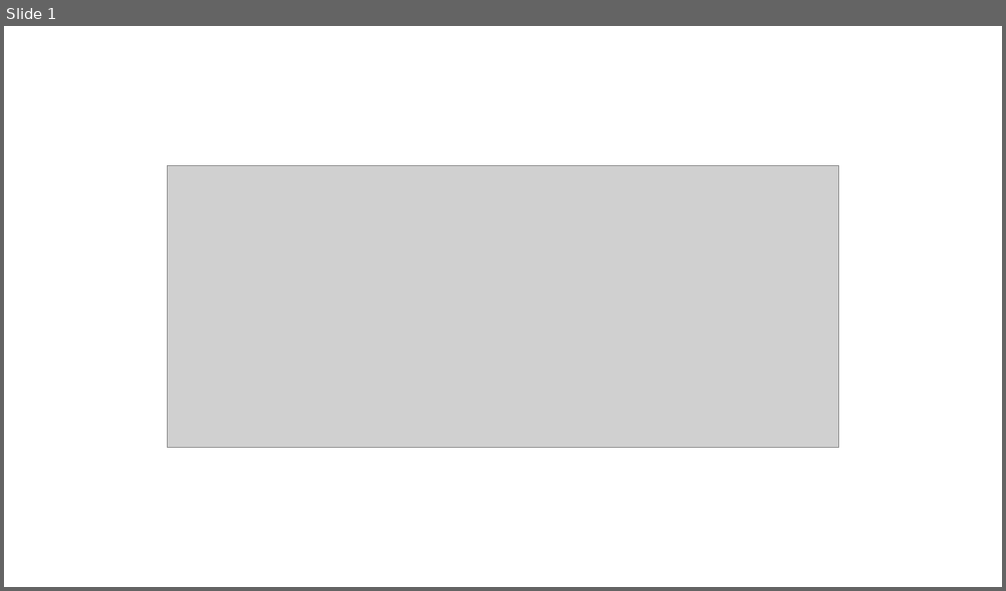
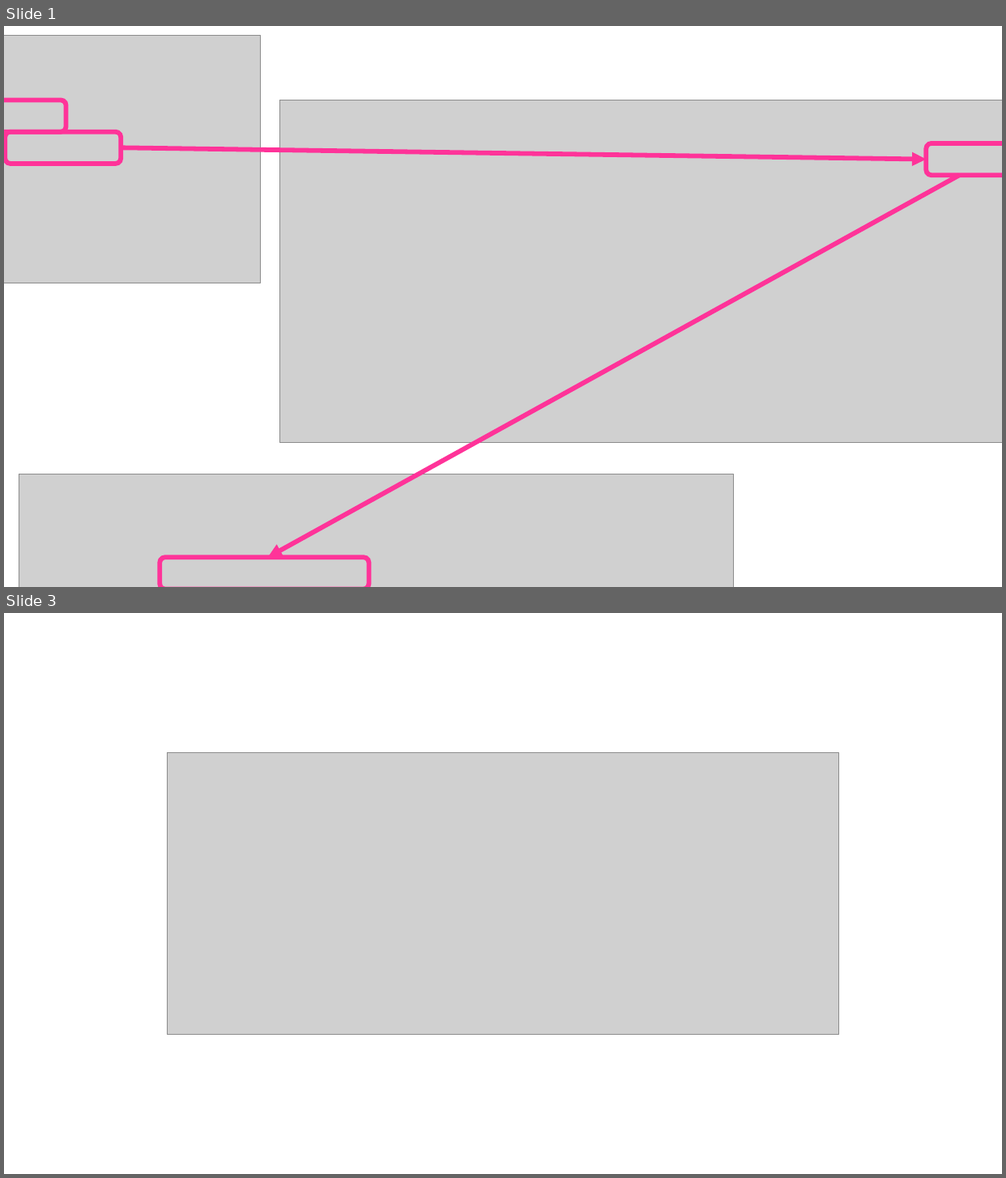
Before and after one commit to clum/MatlabLum, a slide deck: MatlabLanguageSamples/Matlab/findop/findop_GRAPHICS.pptx. Shown one above the other, each under a label of ours: slide 1 before the commit, slides 1 and 3 after it; the slides between them are not shown. The pictures are 1006x591 and 1006x1178 pixels, drawn with LibreOffice and Linux fonts; fonts in the diff are those of the drawing; grey boxes stand for pictures. Boxes give left, top, right and bottom in pixels: in the first picture for what was removed or moved away, otherwise in the second. Text is boxed around its words. In the diff, an @@ line names an element or a change of style, - is before the commit and + after.

```diff
--- a/MatlabLanguageSamples/Matlab/findop/findop_GRAPHICS.pptx
+++ b/MatlabLanguageSamples/Matlab/findop/findop_GRAPHICS.pptx
@@ slide 1 added at <box>4,26,1002,587</box>, background #FFFFFF @@
@@ picture added at <box>4,35,261,283</box> @@
@@ rounded rectangle added at <box>4,100,66,131</box>, outline #FF3399 4.5 pt @@
@@ picture added at <box>280,100,1002,442</box> @@
@@ rounded rectangle added at <box>5,131,121,163</box>, outline #FF3399 4.5 pt @@
@@ rounded rectangle added at <box>927,143,1002,175</box>, outline #FF3399 4.5 pt @@
@@ arrow added from (121, 148) to (927, 160), #FF3399 4.5 pt @@
@@ arrow added from (959, 175) to (268, 557), #FF3399 4.5 pt @@
@@ picture added at <box>19,475,733,587</box> @@
@@ rounded rectangle added at <box>160,557,368,587</box>, outline #FF3399 4.5 pt @@
@@ what was slide 1 is now slide 3 @@
```
Also in this commit, not shown: 1 other slide added, 1 other file.
